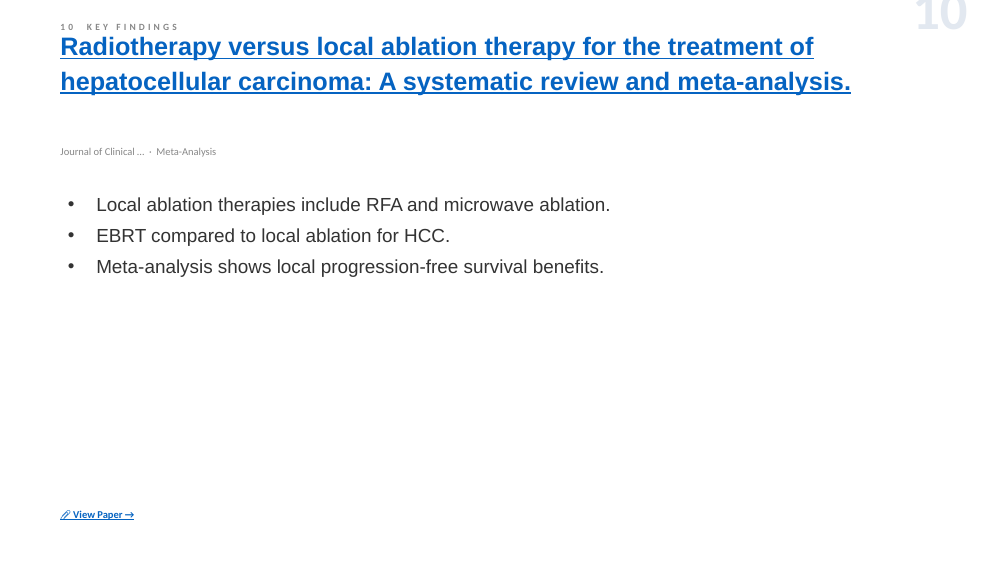
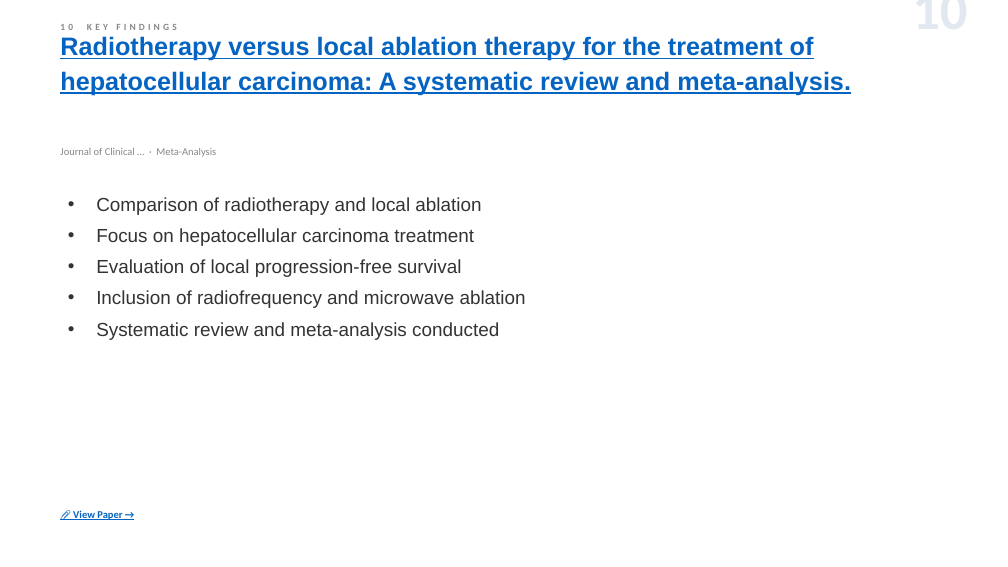
Before and after one commit to jejenhu-maker/hcc-weekly-digest, a slide deck: slide 12 of docs/digest-en.pptx. Drawn at 1008x567 pixels with LibreOffice and Linux fonts; fonts in the diff are those of the drawing. Boxes give left, top, right and bottom in pixels: in the first picture for what was removed or moved away, otherwise in the second. Text is boxed around its words. In the diff, an @@ line names an element or a change of style, - is before the commit and + after.

```diff
--- a/docs/digest-en.pptx
+++ b/docs/digest-en.pptx
@@ text at bbox=[96, 197, 526, 340]: text changed @@
-• Local ablation therapies include RFA and microwave ablation.
-• EBRT compared to local ablation for HCC.
-• Meta-analysis shows local progression-free survival benefits.
+• Comparison of radiotherapy and local ablation
+• Focus on hepatocellular carcinoma treatment
+• Evaluation of local progression-free survival
+• Inclusion of radiofrequency and microwave ablation
+• Systematic review and meta-analysis conducted
```
Also in this commit, not shown: 11 other slides changed, 3 other files.
